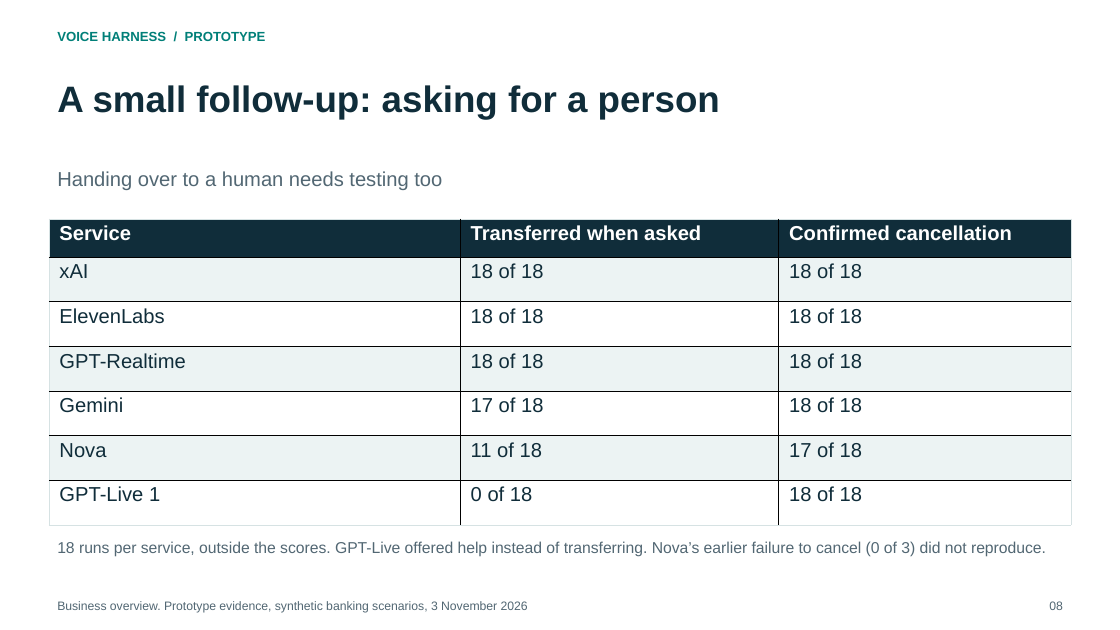
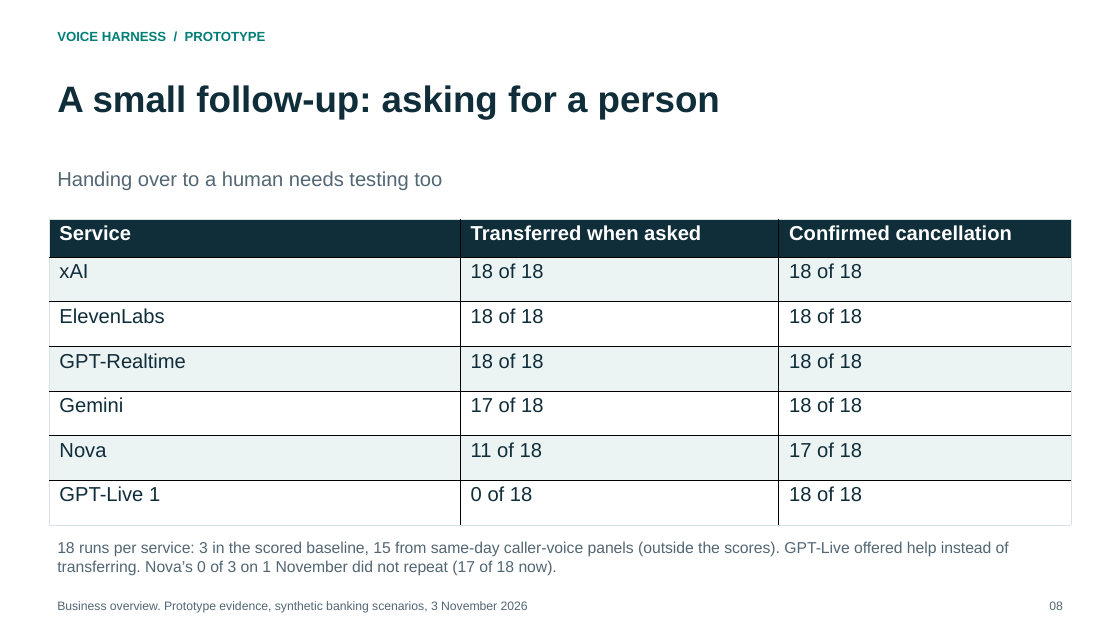
Before and after one commit to Ready2k/Voice_harness, a slide deck: slide 8 of output/consulting-2026-10-31/deliverables/Voice-Harness-Business-Overview.pptx. Drawn at 1120x630 pixels with LibreOffice and Linux fonts; fonts in the diff are those of the drawing. Boxes give left, top, right and bottom in pixels: in the first picture for what was removed or moved away, otherwise in the second. Text is boxed around its words. In the diff, an @@ line names an element or a change of style, - is before the commit and + after.

```diff
--- a/output/consulting-2026-10-31/deliverables/Voice-Harness-Business-Overview.pptx
+++ b/output/consulting-2026-10-31/deliverables/Voice-Harness-Business-Overview.pptx
@@ text at [57, 541, 1009, 576]: text changed @@
-18 runs per service, outside the scores. GPT-Live offered help instead of transferring. Nova’s earlier failure to cancel (0 of 3) did not reproduce.
+18 runs per service: 3 in the scored baseline, 15 from same-day caller-voice panels (outside the scores). GPT-Live offered help instead of transferring. Nova’s 0 of 3 on 1 November did not repeat (17 of 18 now).
```
Also in this commit, not shown: 2 other slides changed, 29 other files.
